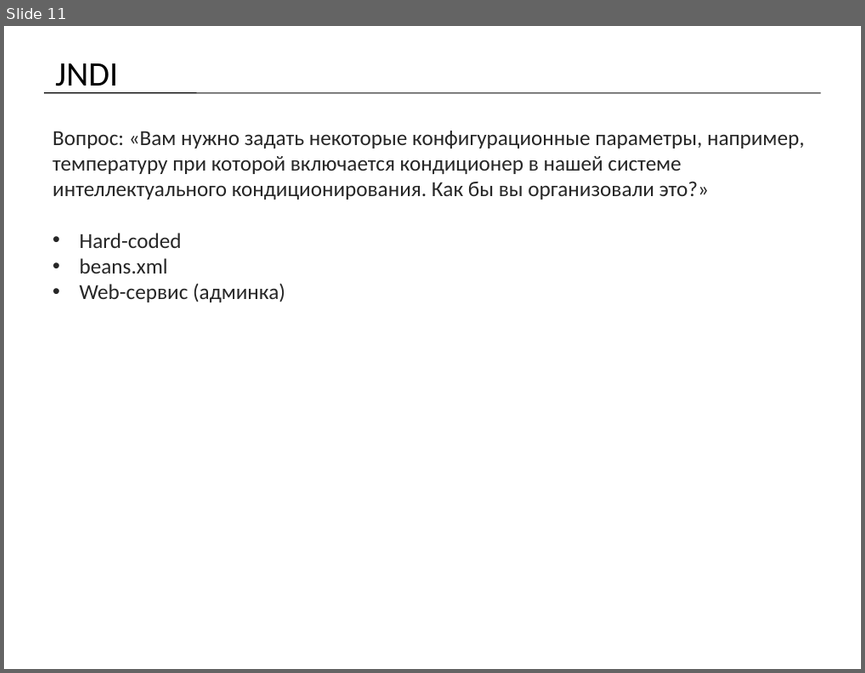
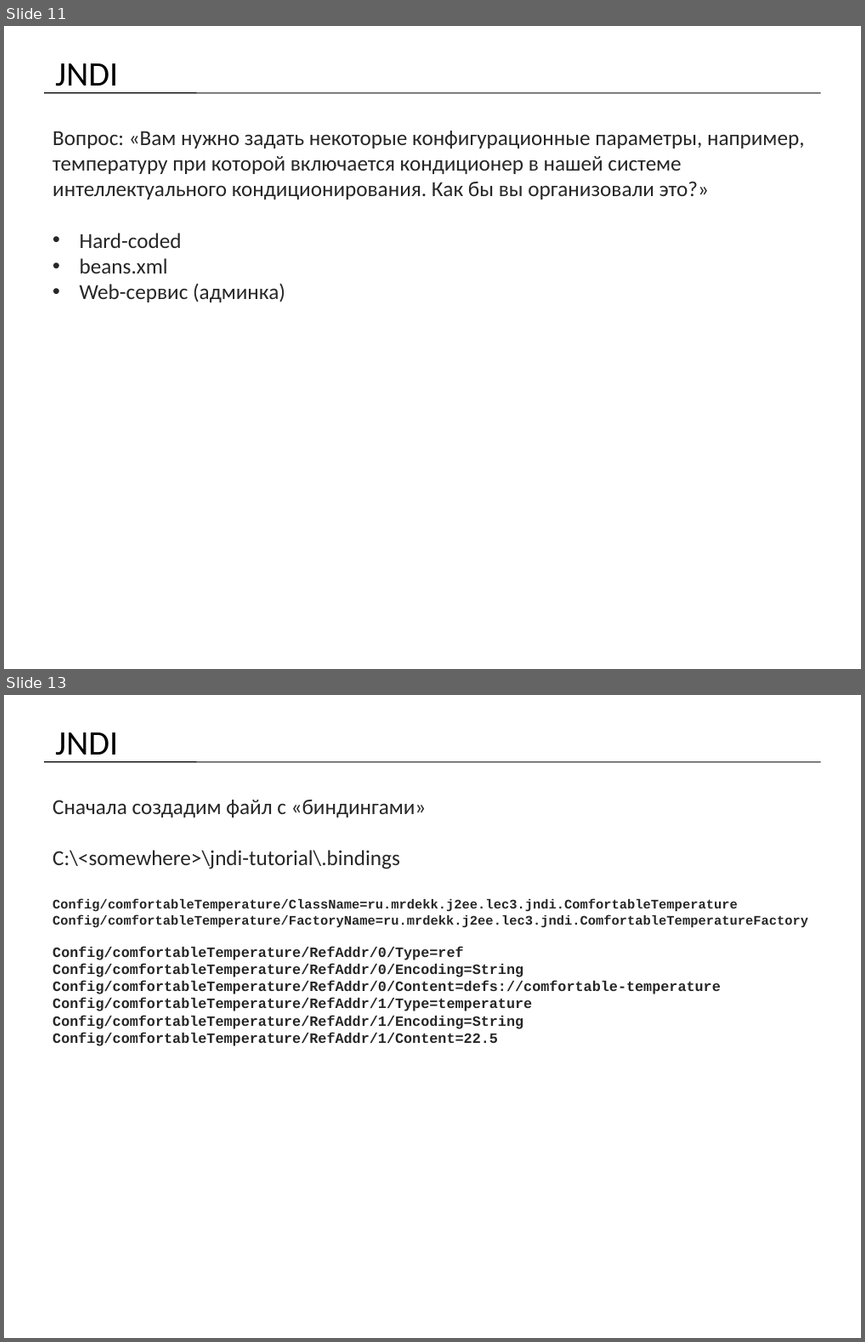
Before and after one commit to mrdekk/j2ee_course, a slide deck: lectures/j2ee. Lecture 3.pptx. Shown one above the other, each under a label of ours: slide 11 before the commit, slides 11 and 13 after it; the slides between them are not shown. The pictures are 865x673 and 865x1342 pixels, drawn with LibreOffice and Linux fonts; fonts in the diff are those of the drawing. Boxes give left, top, right and bottom in pixels: in the first picture for what was removed or moved away, otherwise in the second. Text is boxed around its words. In the diff, an @@ line names an element or a change of style, - is before the commit and + after.

```diff
--- a/lectures/j2ee. Lecture 3.pptx
+++ b/lectures/j2ee. Lecture 3.pptx
@@ slide 13 added at (4,695,861,1338), background #FFFFFF @@
@@ title added at (55,732,118,763), 28.8 pt, text #000000 @@
+JNDI
@@ line added from (44, 762) to (821, 762), #000000 0.75 pt @@
@@ text added at (52,800,808,1046), 12 pt, text #262626, bold @@
+Сначала создадим файл с «биндингами»
+C:\<somewhere>\jndi-tutorial\.bindings
+Config/comfortableTemperature/ClassName=ru.mrdekk.j2ee.lec3.jndi.ComfortableTemperature
+Config/comfortableTemperature/FactoryName=ru.mrdekk.j2ee.lec3.jndi.ComfortableTemperatureFactory
+Config/comfortableTemperature/RefAddr/0/Type=ref
+Config/comfortableTemperature/RefAddr/0/Encoding=String
+Config/comfortableTemperature/RefAddr/0/Content=defs://comfortable-temperature
+Config/comfortableTemperature/RefAddr/1/Type=temperature
+Config/comfortableTemperature/RefAddr/1/Encoding=String
+Config/comfortableTemperature/RefAddr/1/Content=22.5
```
Also in this commit, not shown: 1 slide changed, 4 other slides added, 1 slide removed.
